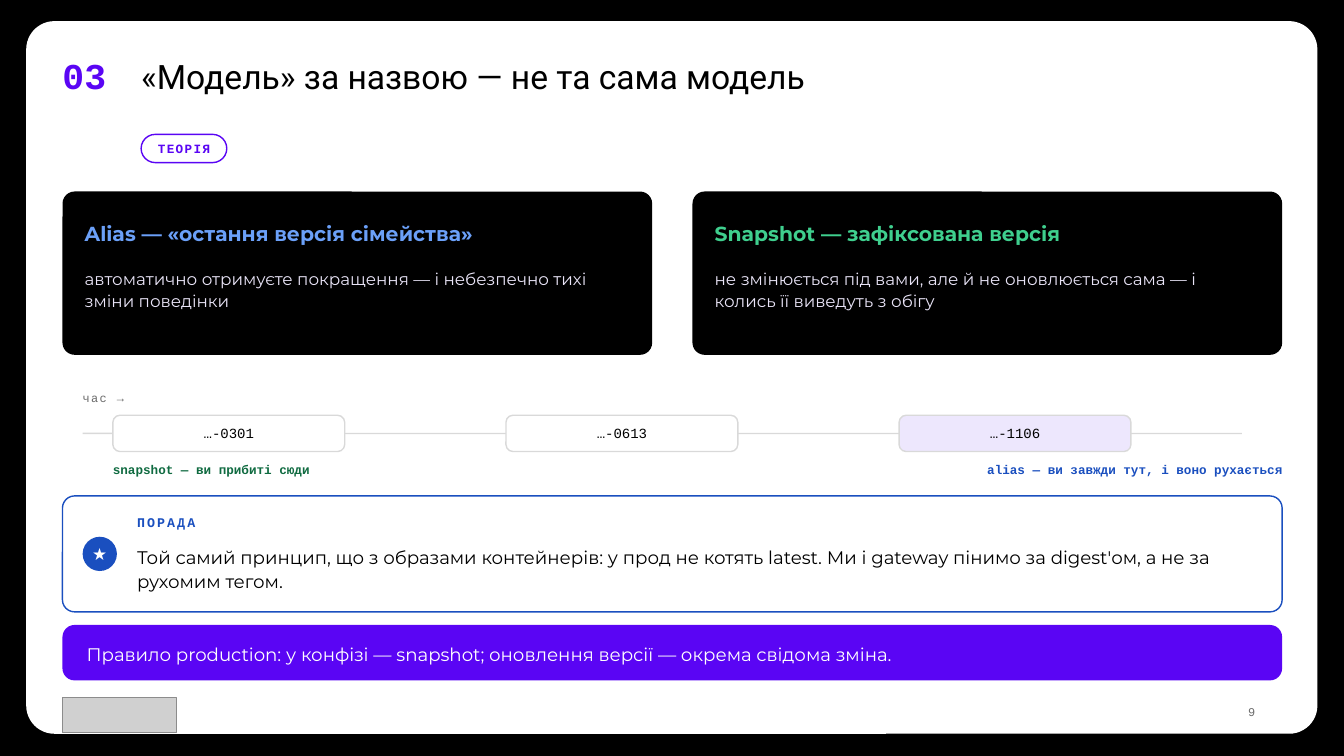
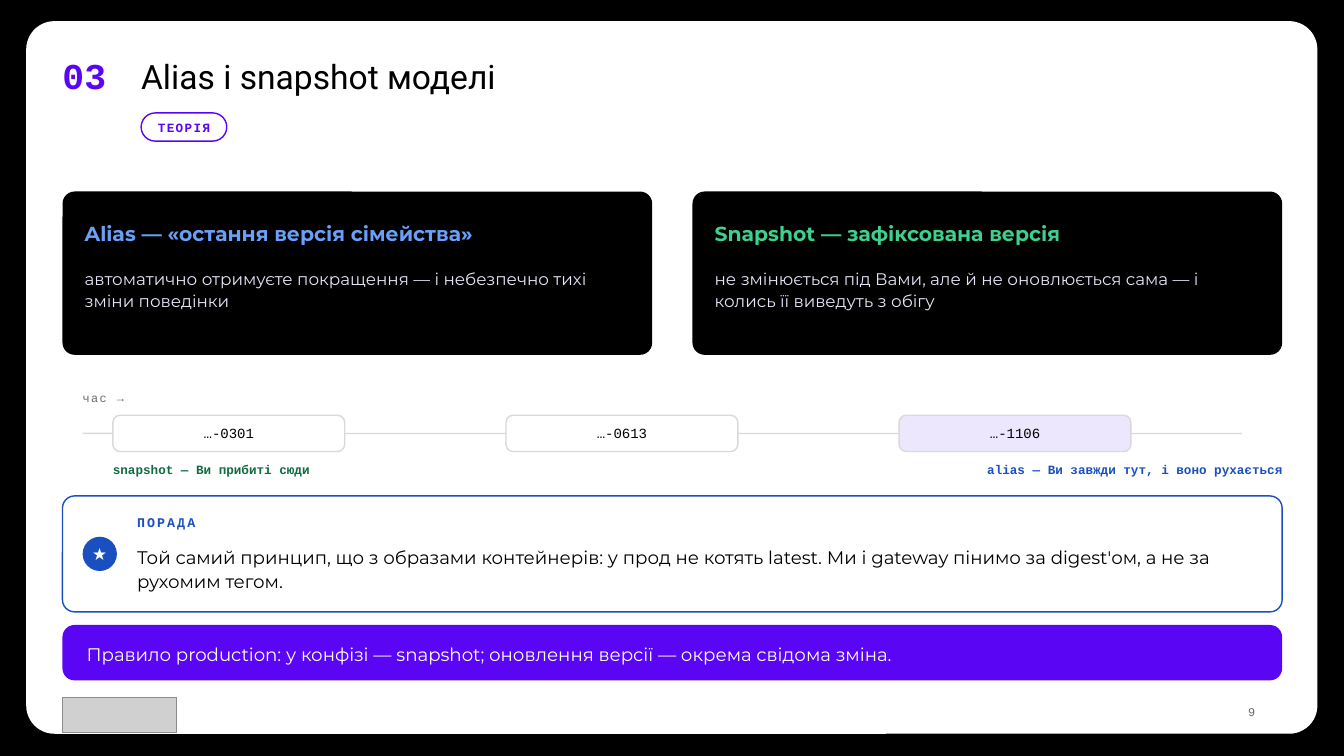
Before and after one commit to TarasFedorenkoFTV/llmops-bootcamp, a slide deck: slide 9 of docs/decks/L03.pptx. Drawn at 1344x756 pixels with LibreOffice and Linux fonts; fonts in the diff are those of the drawing; grey boxes stand for pictures; background and template pictures are left out. Boxes give left, top, right and bottom in pixels: in the first picture for what was removed or moved away, otherwise in the second. Text is boxed around its words. In the diff, an @@ line names an element or a change of style, - is before the commit and + after.

```diff
--- a/docs/decks/L03.pptx
+++ b/docs/decks/L03.pptx
@@ text at (141,63,496,96): text changed @@
-«Модель» за назвою — не та сама модель
+Alias і snapshot моделі
@@ text "ТЕОРІЯ": place and size @@
-text "ТЕОРІЯ" at (158,144,210,153)
+text "ТЕОРІЯ" at (158,123,210,132)
@@ rounded rectangle: place and size @@
-rounded rectangle at (141,134,227,162)
+rounded rectangle at (141,113,227,141)
@@ text at (715,272,1199,311): text changed @@
-не змінюється під вами, але й не оновлюється сама — і колись її виведуть з обігу
+не змінюється під Вами, але й не оновлюється сама — і колись її виведуть з обігу
@@ text at (113,465,309,477): text changed @@
-snapshot — ви прибиті сюди
+snapshot — Ви прибиті сюди
@@ text at (987,465,1282,477): text changed @@
-alias — ви завжди тут, і воно рухається
+alias — Ви завжди тут, і воно рухається
```
Also in this commit, not shown: 23 other slides changed, 50 other files.
